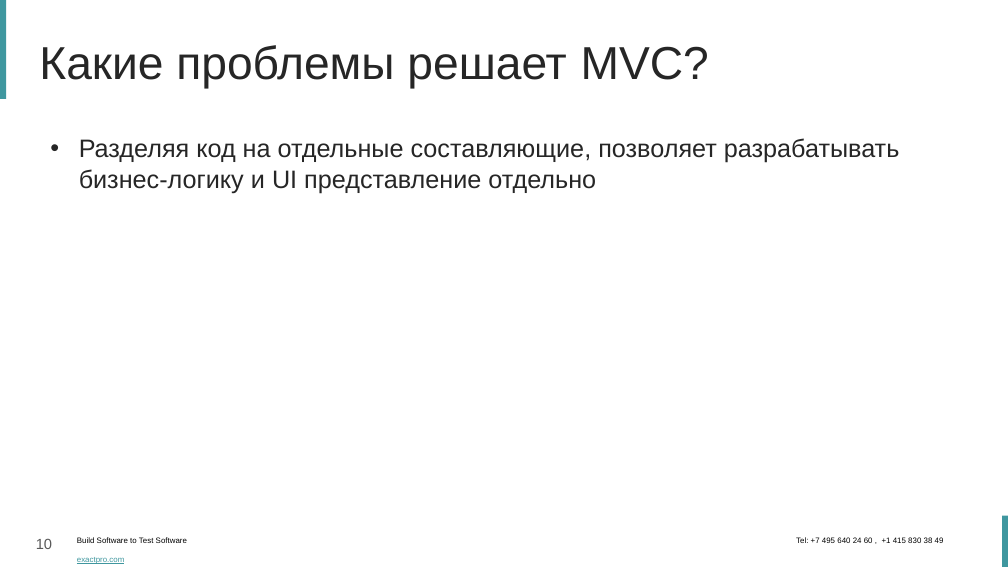
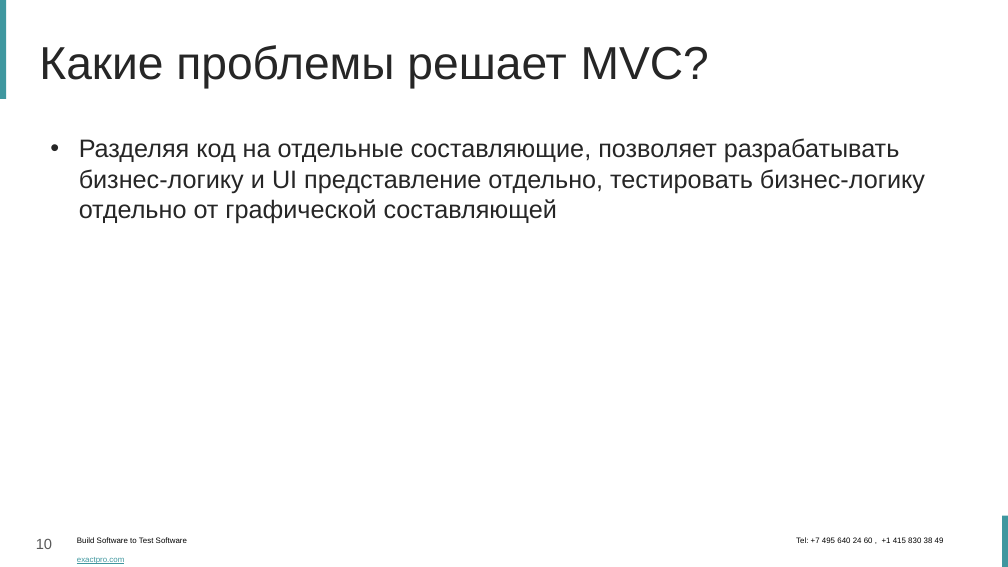
Before and after one commit to dzavodchikov/ChessMVC, a slide deck: slide 10 of Паттерн MVC.pptx. Drawn at 1008x567 pixels with LibreOffice and Linux fonts; fonts in the diff are those of the drawing; background and template pictures are left out. Boxes give left, top, right and bottom in pixels: in the first picture for what was removed or moved away, otherwise in the second. Text is boxed around its words. In the diff, an @@ line names an element or a change of style, - is before the commit and + after.

Commit message:
Update presentation

```diff
--- a/Паттерн MVC.pptx
+++ b/Паттерн MVC.pptx
@@ text at (79,138,925,224): text changed @@
-• Разделяя код на отдельные составляющие, позволяет разрабатывать бизнес-логику и UI представление отдельно
+• Разделяя код на отдельные составляющие, позволяет разрабатывать
+  бизнес-логику и UI представление отдельно, тестировать бизнес-логику
+  отдельно от графической составляющей
```
Also in this commit, not shown: 6 other slides changed, 5 slides added, 3 slides removed.
